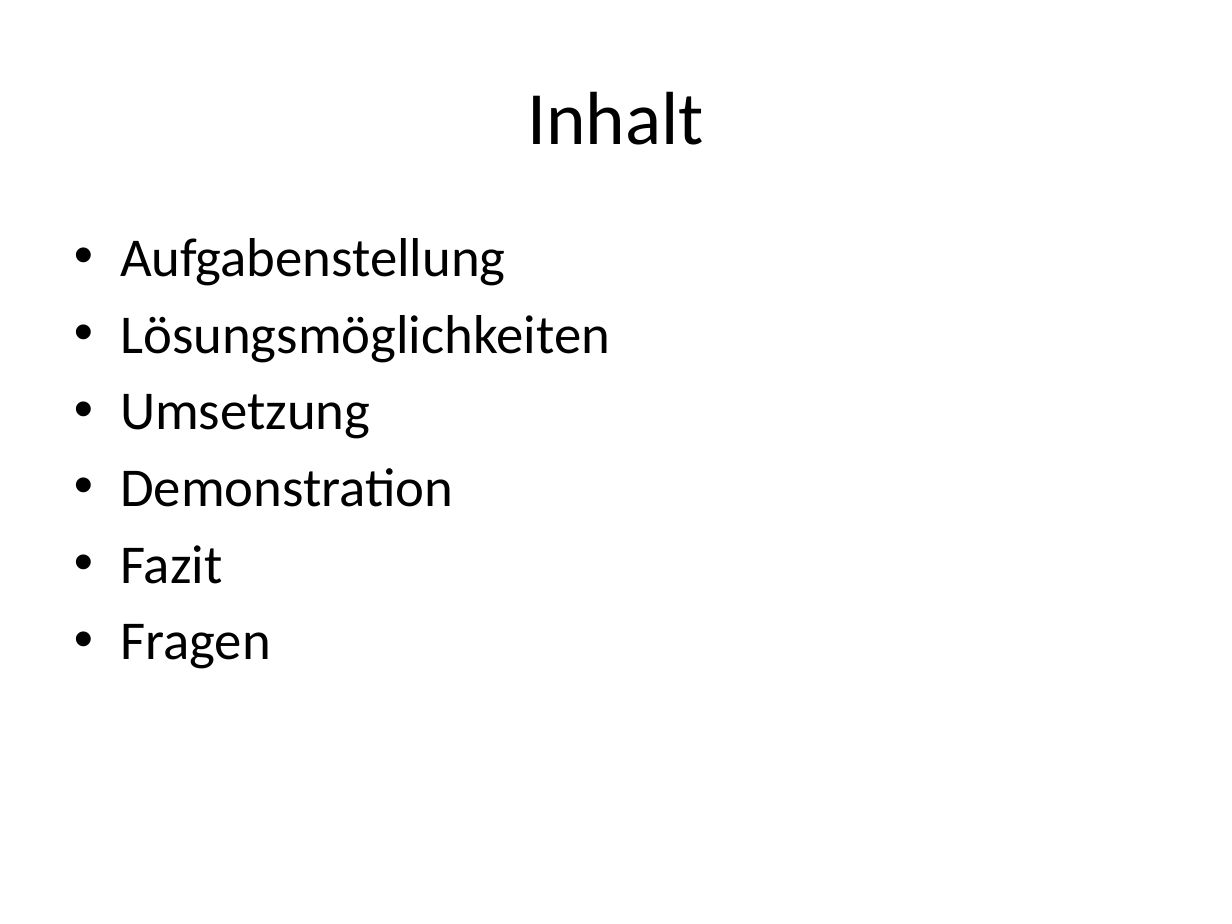
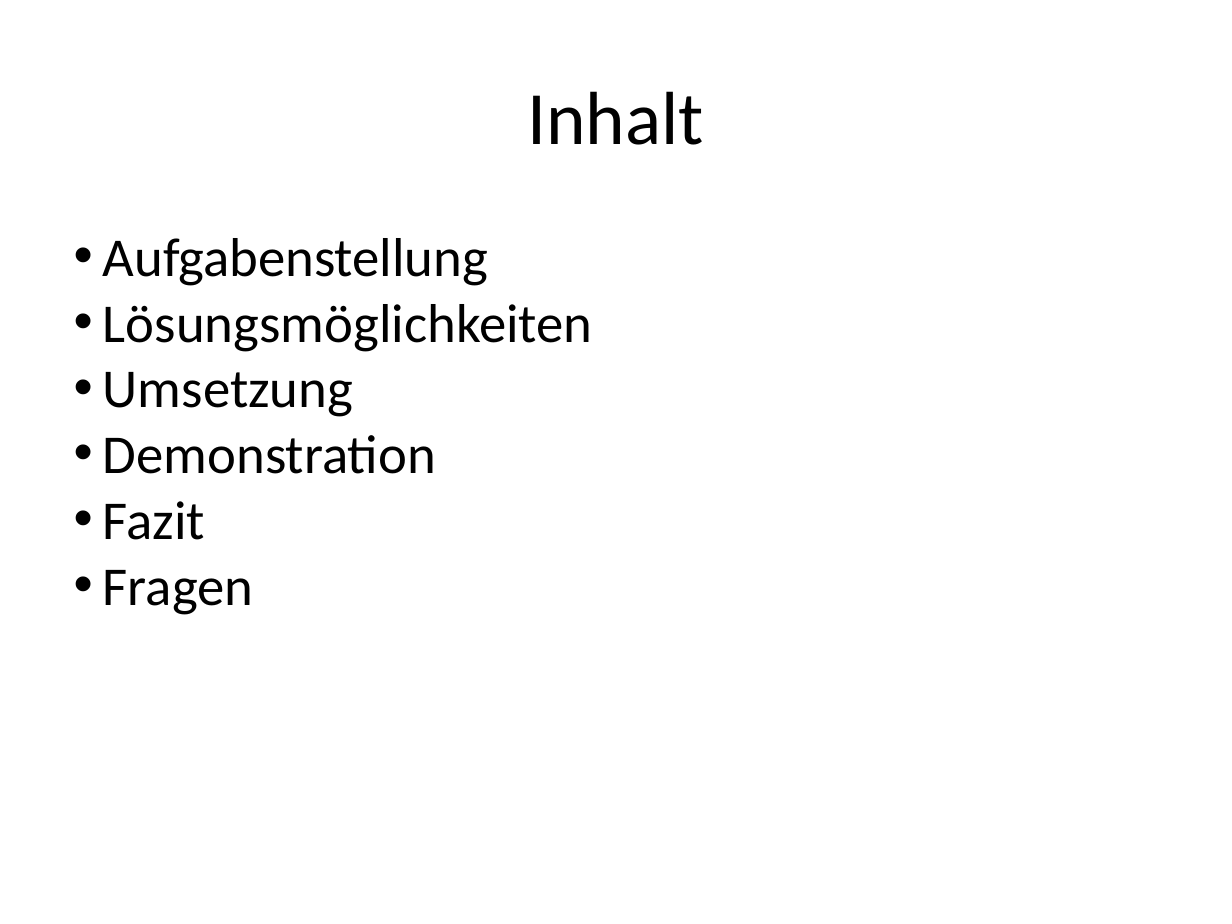
Before and after one commit to Wh0l3/Lotto, a slide deck: slide 2 of Lotto Validierung.pptx. Drawn at 1232x924 pixels with LibreOffice and Linux fonts; fonts in the diff are those of the drawing. Boxes give left, top, right and bottom in pixels: in the first picture for what was removed or moved away, otherwise in the second. Text is boxed around its words. In the diff, an @@ line names an element or a change of style, - is before the commit and + after.

```diff
--- a/Lotto Validierung.pptx
+++ b/Lotto Validierung.pptx
@@ text "Aufgabenstellung" at box(103, 238, 593, 615): indent changed; less space between paragraphs @@
```
Also in this commit, not shown: 7 other slides changed, 2 slides added, 8 other files.
